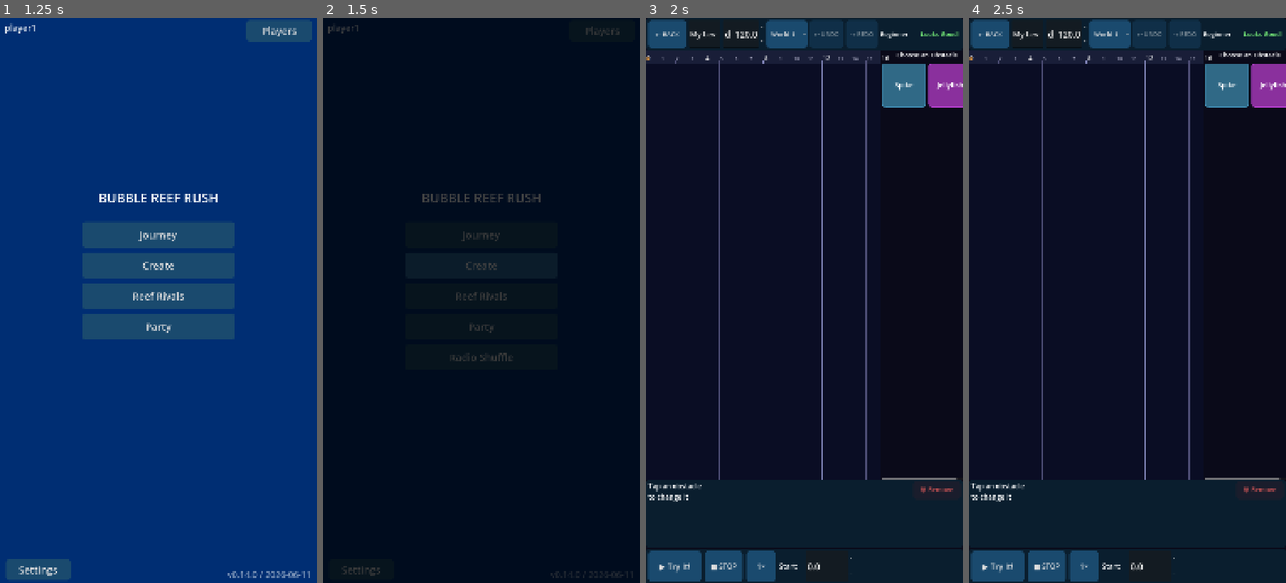
Above: before the commit, frames 1-4 (left to right).
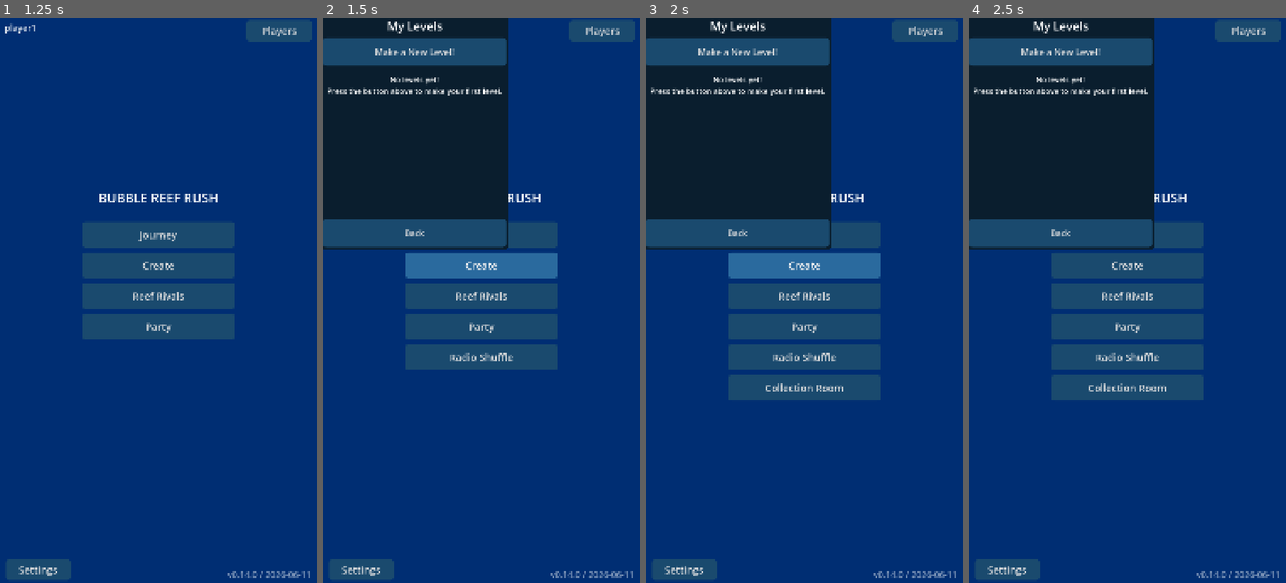
Above: after the commit, the same moments.

Repository: TerryMaloney/Bubble-Reef-Rush
Game: Godot game, scene res://scenes/gameplay/MainMenu.tscn
Two runs of this game, one before a commit and one after it. Both use one fixed random seed, a clock stepped at 60 frames per second and the inputs below.
Inputs (mouse positions are in pixels of both pictures, inside the frame that each line leads up to):
- Up to frame 1 (1.25 s): click "Players" at 0.5 s
- Up to frame 2 (1.5 s): click "Create" at 1.25 s
- Up to frame 3 (2 s): no input
- Up to frame 4 (2.5 s): click (1108, 34) at 2 s, where only the run before the commit has a clickable "World 1"

Frame 1 is identical in both runs. In frame 2, 83% of the frame differs, in the area x 0-100%, y 0-100%; in frame 3, 83%; in frame 4, 83%.

Commit message:
Quality audit: fix crash-level load() chains + add MyLevelsScreen
- MainMenu: replace 5 raw load().instantiate() chains with null-checked
  _open_screen() helper; _on_create_pressed now opens MyLevelsScreen
- MyLevelsScreen: pure-GDScript Control listing all player-created .brl
  levels with Play + Edit buttons and a "Make a New Level!" shortcut
- BeatConductor: guard divide-by-zero (BPM clamped to ≥1 before 60/BPM)
- ReefRivalsScreen/PartyHubScreen/PassPlaySetupScreen/RadioShuffleScreen:
  null checks on load() in remaining unchecked handlers

All 44 test stages green.

https://claude.ai/code/session_01NUbLWs7JXqgqFxdhdKaaqM

Diff:
--- a/src/gameplay/MainMenu.gd
+++ b/src/gameplay/MainMenu.gd
@@ -38,31 +38,36 @@
 
 
 func _on_create_pressed() -> void:
-	GameManager.open_build_mode()
+	var screen: MyLevelsScreen = MyLevelsScreen.new()
+	add_child(screen)
 
 
 func _on_reef_rivals_pressed() -> void:
-	var screen: Control = load("res://scenes/ui/ReefRivalsScreen.tscn").instantiate() as Control
-	add_child(screen)
+	_open_screen("res://scenes/ui/ReefRivalsScreen.tscn")
 
 
 func _on_party_pressed() -> void:
-	var screen: Control = load("res://scenes/ui/PartyHubScreen.tscn").instantiate() as Control
-	add_child(screen)
+	_open_screen("res://scenes/ui/PartyHubScreen.tscn")
 
 
 func _on_radio_shuffle_pressed() -> void:
-	var screen: Control = load("res://scenes/ui/RadioShuffleScreen.tscn").instantiate() as Control
-	add_child(screen)
+	_open_screen("res://scenes/ui/RadioShuffleScreen.tscn")
 
 
 func _on_collection_room_pressed() -> void:
-	var screen: Control = load("res://scenes/ui/CollectionRoomScreen.tscn").instantiate() as Control
-	add_child(screen)
+	_open_screen("res://scenes/ui/CollectionRoomScreen.tscn")
 
 
 func _on_players_pressed() -> void:
-	var screen: Control = load("res://scenes/ui/ProfileManagerScreen.tscn").instantiate() as Control
+	_open_screen("res://scenes/ui/ProfileManagerScreen.tscn")
+
+
+func _open_screen(scene_path: String) -> void:
+	var packed: PackedScene = load(scene_path) as PackedScene
+	if packed == null:
+		push_error("MainMenu: cannot load scene %s" % scene_path)
+		return
+	var screen: Control = packed.instantiate() as Control
 	add_child(screen)
 
 
--- /dev/null
+++ b/src/gameplay/MyLevelsScreen.gd
@@ -0,0 +1,154 @@
+## MyLevelsScreen — lists player-created levels for play or editing.
+## Built entirely in GDScript so no .tscn is needed.
+extends Control
+
+class_name MyLevelsScreen
+
+const BTN_H: int = 96
+const ZONE_NAMES: Array[String] = ["", "World 1", "World 2", "World 3", "World 4", "World 5", "World 6"]
+
+
+func _ready() -> void:
+	_build_ui()
+
+
+func _build_ui() -> void:
+	# Full-screen dim background.
+	var bg: ColorRect = ColorRect.new()
+	bg.color = Color(0.0, 0.0, 0.0, 0.75)
+	bg.set_anchors_and_offsets_preset(Control.PRESET_FULL_RECT)
+	add_child(bg)
+
+	# Centered panel.
+	var panel: PanelContainer = PanelContainer.new()
+	panel.set_anchors_and_offsets_preset(Control.PRESET_CENTER)
+	panel.custom_minimum_size = Vector2(640, 720)
+	add_child(panel)
+
+	var vbox: VBoxContainer = VBoxContainer.new()
+	vbox.add_theme_constant_override("separation", 12)
+	panel.add_child(vbox)
+
+	# Title.
+	var title: Label = Label.new()
+	title.text = "My Levels"
+	title.add_theme_font_size_override("font_size", 40)
+	title.horizontal_alignment = HORIZONTAL_ALIGNMENT_CENTER
+	vbox.add_child(title)
+
+	# "Make a New Level!" button.
+	var new_btn: Button = Button.new()
+	new_btn.text = "Make a New Level!"
+	new_btn.custom_minimum_size = Vector2(0, BTN_H)
+	new_btn.add_theme_font_size_override("font_size", 30)
+	new_btn.pressed.connect(_on_new_level)
+	vbox.add_child(new_btn)
+
+	var sep: HSeparator = HSeparator.new()
+	vbox.add_child(sep)
+
+	# Scrollable level list.
+	var scroll: ScrollContainer = ScrollContainer.new()
+	scroll.custom_minimum_size = Vector2(0, 480)
+	scroll.size_flags_vertical = Control.SIZE_EXPAND_FILL
+	vbox.add_child(scroll)
+
+	var list: VBoxContainer = VBoxContainer.new()
+	list.add_theme_constant_override("separation", 8)
+	list.size_flags_horizontal = Control.SIZE_EXPAND_FILL
+	scroll.add_child(list)
+
+	_populate_list(list)
+
+	# Close / Back button.
+	var close_btn: Button = Button.new()
+	close_btn.text = "Back"
+	close_btn.custom_minimum_size = Vector2(0, BTN_H)
+	close_btn.add_theme_font_size_override("font_size", 28)
+	close_btn.pressed.connect(func() -> void: queue_free())
+	vbox.add_child(close_btn)
+
+
+func _populate_list(list: VBoxContainer) -> void:
+	var profile_id: String = SaveSystem.get_active_profile_id()
+	var level_ids: Array[String] = BrlSerializer.list_levels(profile_id)
+	# Filter out test files.
+	level_ids = level_ids.filter(func(id: String) -> bool: return not id.ends_with("_test"))
+
+	if level_ids.is_empty():
+		var empty: Label = Label.new()
+		empty.text = "No levels yet!\nPress the button above to make your first level."
+		empty.horizontal_alignment = HORIZONTAL_ALIGNMENT_CENTER
+		empty.add_theme_font_size_override("font_size", 26)
+		empty.autowrap_mode = TextServer.AUTOWRAP_WORD_SMART
+		list.add_child(empty)
+		return
+
+	for level_id: String in level_ids:
+		var session: BuildSession = BrlSerializer.load_from_disk(level_id, profile_id)
+		if session == null:
+			continue
+		var data: Dictionary = session.get_data()
+		var meta: Dictionary = data.get("metadata", {}) as Dictionary
+		var level_name: String = meta.get("name", level_id) as String
+		var zone: int = int(meta.get("zone", 1))
+		var zone_label: String = ZONE_NAMES[clamp(zone, 0, ZONE_NAMES.size() - 1)]
+
+		var row: HBoxContainer = HBoxContainer.new()
+		row.add_theme_constant_override("separation", 8)
+		list.add_child(row)
+
+		# Level name + world badge.
+		var info: VBoxContainer = VBoxContainer.new()
+		info.size_flags_horizontal = Control.SIZE_EXPAND_FILL
+		row.add_child(info)
+
+		var name_lbl: Label = Label.new()
+		name_lbl.text = level_name
+		name_lbl.add_theme_font_size_override("font_size", 28)
+		name_lbl.clip_text = true
+		info.add_child(name_lbl)
+
+		var zone_lbl: Label = Label.new()
+		zone_lbl.text = zone_label
+		zone_lbl.add_theme_font_size_override("font_size", 22)
+		zone_lbl.modulate = Color(0.7, 0.9, 1.0)
+		info.add_child(zone_lbl)
+
+		# Play button.
+		var play_btn: Button = Button.new()
+		play_btn.text = "Play"
+		play_btn.custom_minimum_size = Vector2(100, BTN_H)
+		play_btn.add_theme_font_size_override("font_size", 26)
+		var path: String = "user://profiles/%s/levels/%s.brl" % [profile_id, level_id]
+		play_btn.pressed.connect(_on_play_level.bind(path))
+		row.add_child(play_btn)
+
+		# Edit button.
+		var edit_btn: Button = Button.new()
+		edit_btn.text = "Edit"
+		edit_btn.custom_minimum_size = Vector2(100, BTN_H)
+		edit_btn.add_theme_font_size_override("font_size", 26)
+		edit_btn.pressed.connect(_on_edit_level.bind(level_id, profile_id))
+		row.add_child(edit_btn)
+
+
+func _on_new_level() -> void:
+	GameManager.open_build_mode()
+	queue_free()
+
+
+func _on_play_level(path: String) -> void:
+	GameManager.is_practice_mode = false
+	GameManager.start_level(path)
+	queue_free()
+
+
+func _on_edit_level(level_id: String, profile_id: String) -> void:
+	var session: BuildSession = BrlSerializer.load_from_disk(level_id, profile_id)
+	if session == null:
+		push_error("MyLevelsScreen: could not load level %s" % level_id)
+		return
+	GameManager.pending_build_session = session
+	GameManager.open_build_mode()
+	queue_free()
--- a/src/rhythm/BeatConductor.gd
+++ b/src/rhythm/BeatConductor.gd
@@ -142,8 +142,8 @@
 func start_level(bpm: float, music_stream: AudioStream, from_beat: float = 0.0) -> void:
 	_stop_internal()
 
-	_current_bpm = bpm
-	_beat_duration_sec = 60.0 / bpm
+	_current_bpm = maxf(1.0, bpm)
+	_beat_duration_sec = 60.0 / _current_bpm
 	_variable_bpm_mode = false
 	_beat_map_timestamps.clear()
 
--- a/src/ui/PartyHubScreen.gd
+++ b/src/ui/PartyHubScreen.gd
@@ -50,7 +50,11 @@
 ## Opens a sub-screen and hides this hub; closing the sub-screen (queue_free /
 ## Back) re-shows the hub so Back never lands on a bare MainMenu.
 func _open_child_screen(scene_path: String) -> void:
-	var screen: Control = (load(scene_path) as PackedScene).instantiate() as Control
+	var packed: PackedScene = load(scene_path) as PackedScene
+	if packed == null:
+		push_error("PartyHubScreen: cannot load scene %s" % scene_path)
+		return
+	var screen: Control = packed.instantiate() as Control
 	get_parent().add_child(screen)
 	hide()
 	screen.tree_exited.connect(show)
--- a/src/ui/PassPlaySetupScreen.gd
+++ b/src/ui/PassPlaySetupScreen.gd
@@ -55,7 +55,11 @@
 
 
 func _on_add_player() -> void:
-	var pm: Control = (load(PROFILE_MANAGER_SCENE) as PackedScene).instantiate() as Control
+	var packed: PackedScene = load(PROFILE_MANAGER_SCENE) as PackedScene
+	if packed == null:
+		push_error("PassPlaySetupScreen: cannot load %s" % PROFILE_MANAGER_SCENE)
+		return
+	var pm: Control = packed.instantiate() as Control
 	add_child(pm)
 	pm.tree_exited.connect(_populate_profiles)
 
--- a/src/ui/RadioShuffleScreen.gd
+++ b/src/ui/RadioShuffleScreen.gd
@@ -22,7 +22,11 @@
 
 
 func _on_daily_dive_pressed() -> void:
-	var screen: Control = load(DAILY_DIVE_SCENE).instantiate() as Control
+	var packed: PackedScene = load(DAILY_DIVE_SCENE) as PackedScene
+	if packed == null:
+		push_error("RadioShuffleScreen: cannot load %s" % DAILY_DIVE_SCENE)
+		return
+	var screen: Control = packed.instantiate() as Control
 	get_parent().add_child(screen)
 	queue_free()
 
--- a/src/ui/ReefRivalsScreen.gd
+++ b/src/ui/ReefRivalsScreen.gd
@@ -38,7 +38,11 @@
 ## Opens a sub-screen and hides this hub; closing the sub-screen (queue_free /
 ## Back) re-shows the hub so Back never lands on a bare MainMenu.
 func _open_child_screen(scene_path: String) -> void:
-	var screen: Control = (load(scene_path) as PackedScene).instantiate() as Control
+	var packed: PackedScene = load(scene_path) as PackedScene
+	if packed == null:
+		push_error("ReefRivalsScreen: cannot load scene %s" % scene_path)
+		return
+	var screen: Control = packed.instantiate() as Control
 	get_parent().add_child(screen)
 	hide()
 	screen.tree_exited.connect(show)
